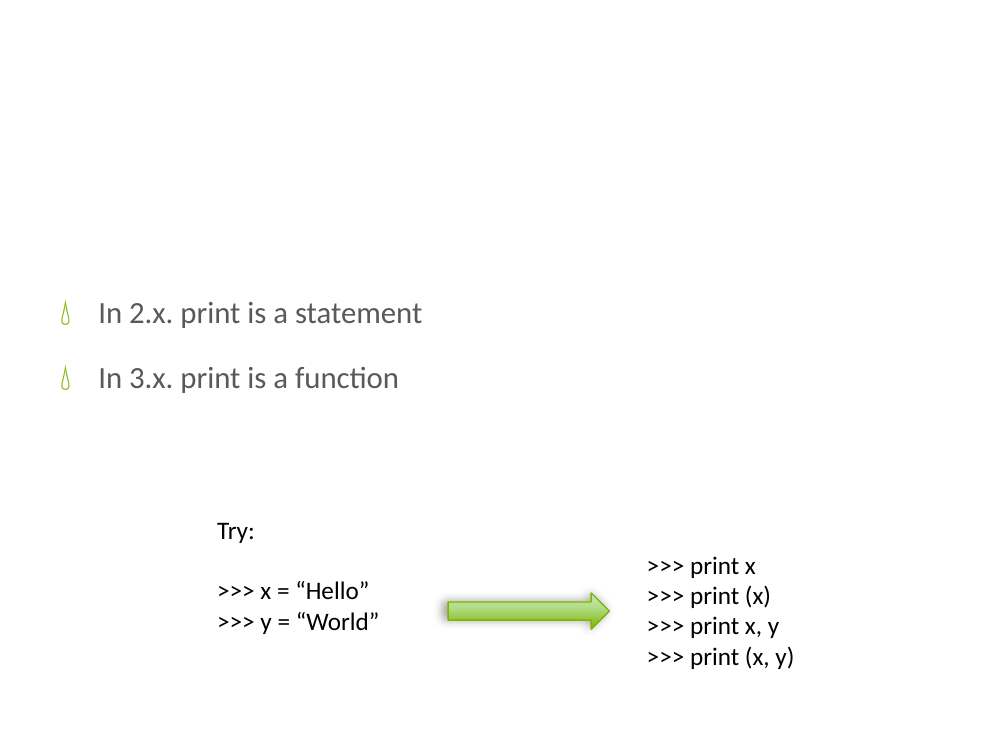
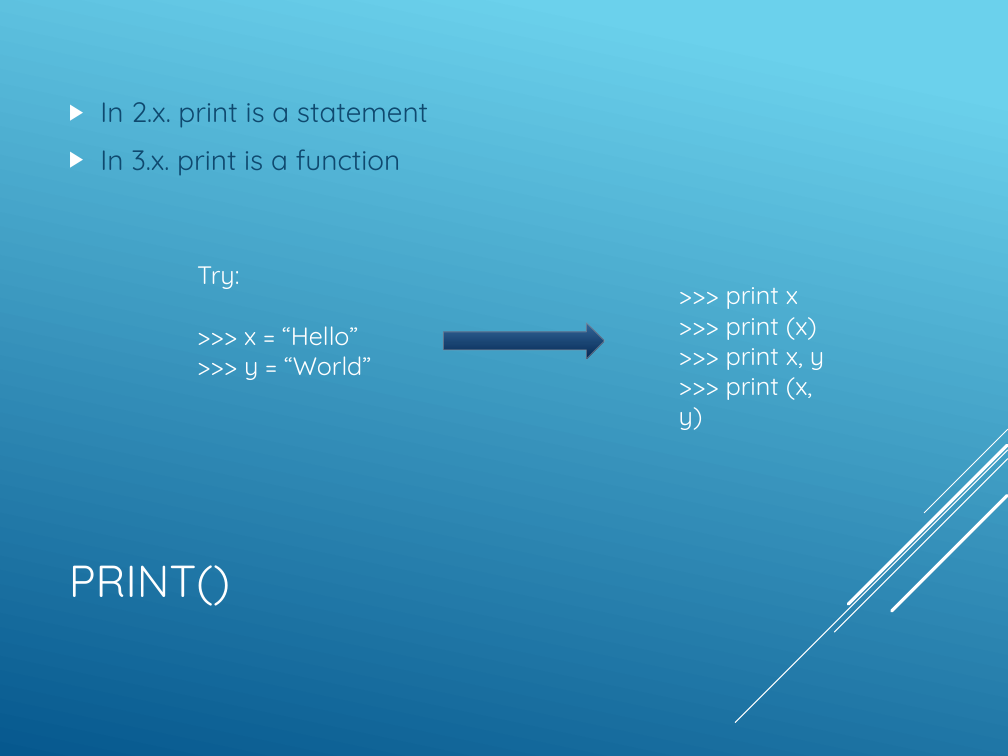
Before and after one commit to mmbader/PythonDojo, a slide deck: slide 8 of slides/klasse1.pptx. Drawn at 1008x756 pixels with LibreOffice and Linux fonts; fonts in the diff are those of the drawing; background and template pictures are left out. Boxes give left, top, right and bottom in pixels: in the first picture for what was removed or moved away, otherwise in the second. Text is boxed around its words. In the diff, an @@ line names an element or a change of style, - is before the commit and + after.

```diff
--- a/slides/klasse1.pptx
+++ b/slides/klasse1.pptx
@@ background picture (left out) to gradient #6ED2EB to #06588E @@
@@ text "In 2.x. print is a ..." moved from (x1=98, y1=302, x2=422, y2=393) to (x1=100, y1=102, x2=428, y2=175) @@
@@ text "In 2.x. print is a ..." at (x1=100, y1=102, x2=428, y2=175): size 22 to 20 pt, font Calibri to Quicksand, text colour #595959 to #0F496F; bullet 💧 to ▶; less space between paragraphs; bullet colour #80B606 to #FFFFFF; vertical alignment top to middle @@
@@ text "Try:" moved from (x1=217, y1=522, x2=380, y2=634) to (x1=197, y1=266, x2=371, y2=380) @@
@@ text "Try:" at (x1=197, y1=266, x2=371, y2=380): font Calibri to Quicksand, text colour #000000 to #FFFFFF @@
@@ text ">>> print x" at (x1=726, y1=287, x2=824, y2=400): font Calibri to Quicksand, text colour #000000 to #FFFFFF @@
@@ text ">>> print x" moved from (x1=690, y1=556, x2=794, y2=669) to (x1=726, y1=287, x2=824, y2=400) @@
@@ right arrow moved from (x1=449, y1=593, x2=610, y2=629) to (x1=444, y1=323, x2=605, y2=359) @@
@@ right arrow at (x1=444, y1=323, x2=605, y2=359): fill gradient #CCE7B4 to #B3DE89 to #7CB400 to gradient #35699B to #042853; outline #7FB602 1 pt to #89919C 0.75 pt; shadow off @@
@@ group added at (x1=736, y1=429, x2=1008, y2=723): 5 lines @@
@@ title at (x1=69, y1=565, x2=230, y2=606): text changed; size 46 to 32 pt; font Calibri to Quicksand @@
-Print()
+PRINT()
```
Also in this commit, not shown: 11 other slides changed, 9 other files.
